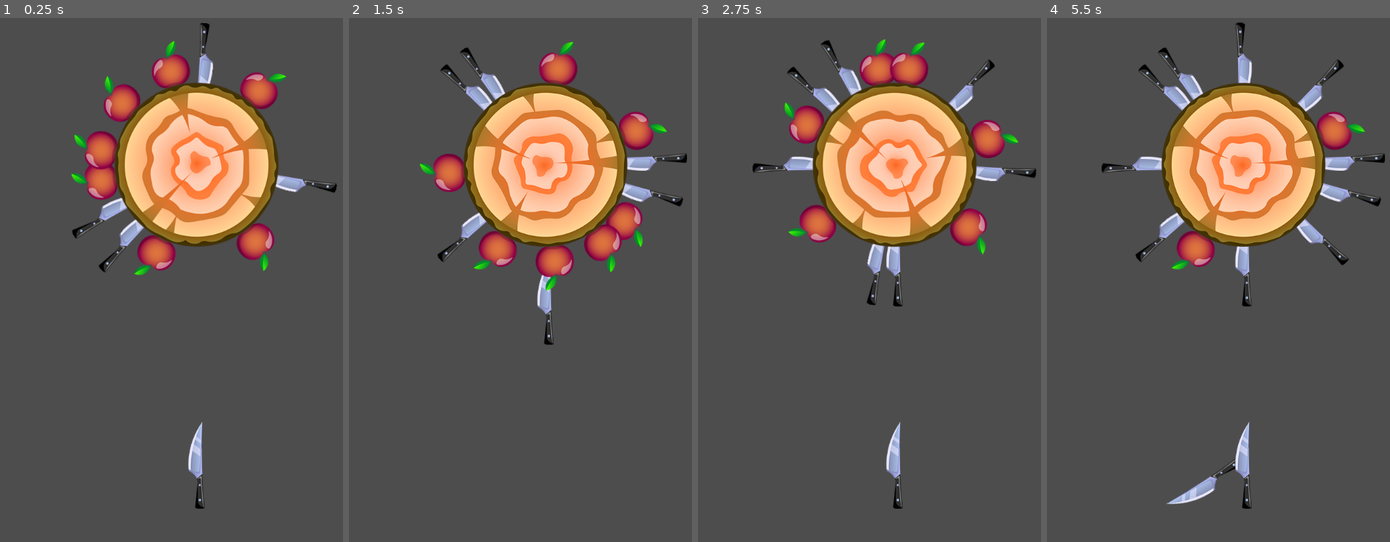
Above: before the commit, frames 1-4 (left to right).
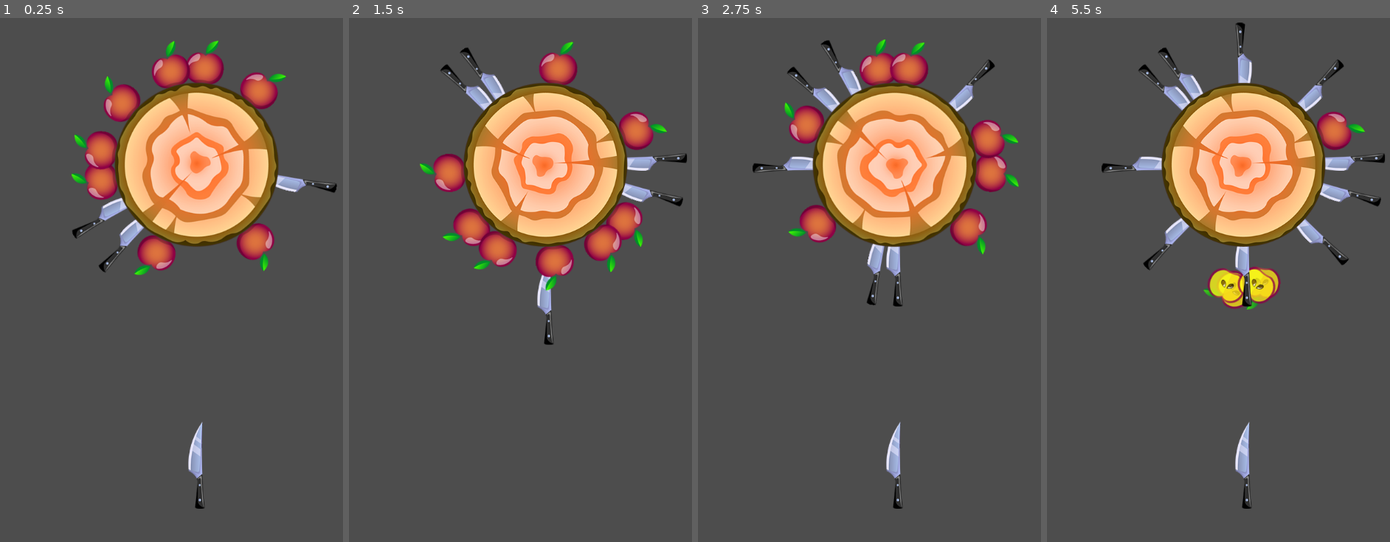
Above: after the commit, the same moments.

Repository: top-it-090304/Spin-Target
Game: Godot game, scene res://scens/game.tscn
Two runs of this game, one before a commit and one after it. Both use one fixed random seed, a clock stepped at 60 frames per second and the inputs below.
Inputs (mouse positions are in pixels of both pictures, inside the frame that each line leads up to):
- Up to frame 1 (0.25 s): no input
- Up to frame 2 (1.5 s): move the mouse to (633, 217) at 0.52 s; click (633, 217) at 0.67 s; move the mouse to (465, 274) at 1.27 s; click (465, 274) at 1.42 s
- Up to frame 3 (2.75 s): move the mouse to (934, 117) at 2.02 s; click (934, 117) at 2.17 s
- Up to frame 4 (5.5 s): move the mouse to (1225, 363) at 2.77 s; click (1225, 363) at 2.92 s; move the mouse to (1362, 337) at 3.52 s; click (1362, 337) at 3.67 s; move the mouse to (1125, 159) at 4.27 s; click (1125, 159) at 4.42 s; move the mouse to (1263, 248) at 5.02 s; click (1263, 248) at 5.17 s

The runs differ from the first frame. In frame 1, 0.7% of the frame differs, in the area x 54-66%, y 0-13%; in frame 2, 0.7%; in frame 3, 0.7%; in frame 4, 2.7%, in the area x 25-69%, y 37-93%.

Commit message:
Добавл анимацию падения яблока

Diff:
--- a/spin-target/elements/apple/apple.gd
+++ b/spin-target/elements/apple/apple.gd
@@ -1,8 +1,23 @@
 extends Node2D
 
+const EXPOSION_TIME := 1.0
+
 var is_hitted := false
+@onready var particles := [
+	$AppleParticles2D,
+	$AppleParticles2D2
+]
+@onready var sprite := $Sprite2D
 
 func _on_area_2d_body_entered(body: Node2D) -> void:
 	if not is_hitted:
 		is_hitted = true
+		sprite.hide()
+		var tween = create_tween()
+		for particle in particles:
+			particle.emitting = true
+			tween.parallel().tween_property(particle, "modulate", Color("ffffff00"), EXPOSION_TIME)
+
+		tween.play()
+		await tween.finished
 		queue_free()
--- a/spin-target/elements/apple/apple.tscn
+++ b/spin-target/elements/apple/apple.tscn
@@ -1,7 +1,9 @@
-[gd_scene load_steps=4 format=3 uid="uid://cmgdho5qa6h6e"]
+[gd_scene load_steps=6 format=3 uid="uid://cmgdho5qa6h6e"]
 
 [ext_resource type="Texture2D" uid="uid://yr3d2gdfsoy4" path="res://assets/apple1.png" id="1_4ieif"]
 [ext_resource type="Script" uid="uid://db1brs5jrmvpe" path="res://elements/apple/apple.gd" id="1_y5ru1"]
+[ext_resource type="Texture2D" uid="uid://c58bpd5jbr21l" path="res://assets/apple2.png" id="3_2auua"]
+[ext_resource type="Texture2D" uid="uid://cvqn2oc2i16g5" path="res://assets/apple3.png" id="4_636kk"]
 
 [sub_resource type="CircleShape2D" id="CircleShape2D_4ieif"]
 radius = 36.0
@@ -23,4 +25,32 @@
 visibility_layer = 2
 shape = SubResource("CircleShape2D_4ieif")
 
+[node name="AppleParticles2D" type="CPUParticles2D" parent="."]
+emitting = false
+amount = 1
+texture = ExtResource("3_2auua")
+one_shot = true
+direction = Vector2(0, 1)
+gravity = Vector2(0, 500)
+initial_velocity_min = 150.0
+initial_velocity_max = 200.0
+angular_velocity_min = -400.0
+angular_velocity_max = 400.0
+angle_min = 180.0
+angle_max = 180.0
+
+[node name="AppleParticles2D2" type="CPUParticles2D" parent="."]
+emitting = false
+amount = 1
+texture = ExtResource("4_636kk")
+one_shot = true
+direction = Vector2(0, 1)
+gravity = Vector2(0, 500)
+initial_velocity_min = 150.0
+initial_velocity_max = 200.0
+angular_velocity_min = -400.0
+angular_velocity_max = 400.0
+angle_min = 180.0
+angle_max = 180.0
+
 [connection signal="body_entered" from="Area2D" to="." method="_on_area_2d_body_entered"]
--- a/spin-target/elements/targets/target/target.gd
+++ b/spin-target/elements/targets/target/target.gd
@@ -1,12 +1,13 @@
 extends CharacterBody2D
 class_name Target
 
+const EXPOSION_TIME := 1.0
 const GENERATION_LIMIT := 10
 const KNIFE_POSITION := Vector2(0, 180)
 const APPLE_POSITION := Vector2(0, 176)
 const OBJECT_MARGIN := PI / 5
 const APPLE_NUMBER_ON_TARGET = 8
-const KNIFE_NUMBER_ON_TARGET = 4
+const KNIFE_NUMBER_ON_TARGET = 3
 
 var knife_scene : PackedScene = load("res://elements/knife/knife.tscn")
 var apple_scene : PackedScene = load("res://elements/apple/apple.tscn")
@@ -14,6 +15,27 @@
 var speed := PI
 
 @onready var items_container := $ItemsContainer
+@onready var sprite := $Sprite2D
+@onready var knife_particles := $KnifeParticles2D
+@onready var target_particles := [
+	$TargetParticles2D,
+	$TargetParticles2D2,
+	$TargetParticles2D3
+]
+
+func explode():
+	sprite.hide()
+	items_container.hide()
+	knife_particles.rotate = -rotation
+
+	var tween := create_tween()
+
+	for target_particles_part in target_particles:
+		tween.parallel().tween_property(target_particles_part, "modulate", Color("ffffff00"), EXPOSION_TIME)
+		target_particles_part.emitting = true
+
+	knife_particles.emitting = true
+	tween.play()
 
 func _physics_process(delta: float):
 	rotation += speed * delta
--- a/spin-target/elements/targets/target/target.tscn
+++ b/spin-target/elements/targets/target/target.tscn
@@ -23,22 +23,6 @@
 
 [node name="ItemsContainer" type="Node2D" parent="."]
 show_behind_parent = true
-
-[node name="KnifeParticles2D" type="CPUParticles2D" parent="."]
-emitting = false
-amount = 5
-texture = ExtResource("3_tpwst")
-lifetime = 2.0
-one_shot = true
-preprocess = 0.3
-explosiveness = 1.0
-direction = Vector2(0, -1)
-spread = 80.0
-gravity = Vector2(0, 600)
-initial_velocity_min = 300.0
-initial_velocity_max = 500.0
-angular_velocity_min = -200.0
-angular_velocity_max = 200.0
 
 [node name="TargetParticles2D" type="CPUParticles2D" parent="."]
 emitting = false
@@ -81,3 +65,19 @@
 initial_velocity_max = 250.0
 angular_velocity_min = -100.0
 angular_velocity_max = 100.0
+
+[node name="KnifeParticles2D" type="CPUParticles2D" parent="."]
+emitting = false
+amount = 5
+texture = ExtResource("3_tpwst")
+lifetime = 2.0
+one_shot = true
+preprocess = 0.3
+explosiveness = 1.0
+direction = Vector2(0, -1)
+spread = 80.0
+gravity = Vector2(0, 600)
+initial_velocity_min = 300.0
+initial_velocity_max = 500.0
+angular_velocity_min = -200.0
+angular_velocity_max = 200.0
